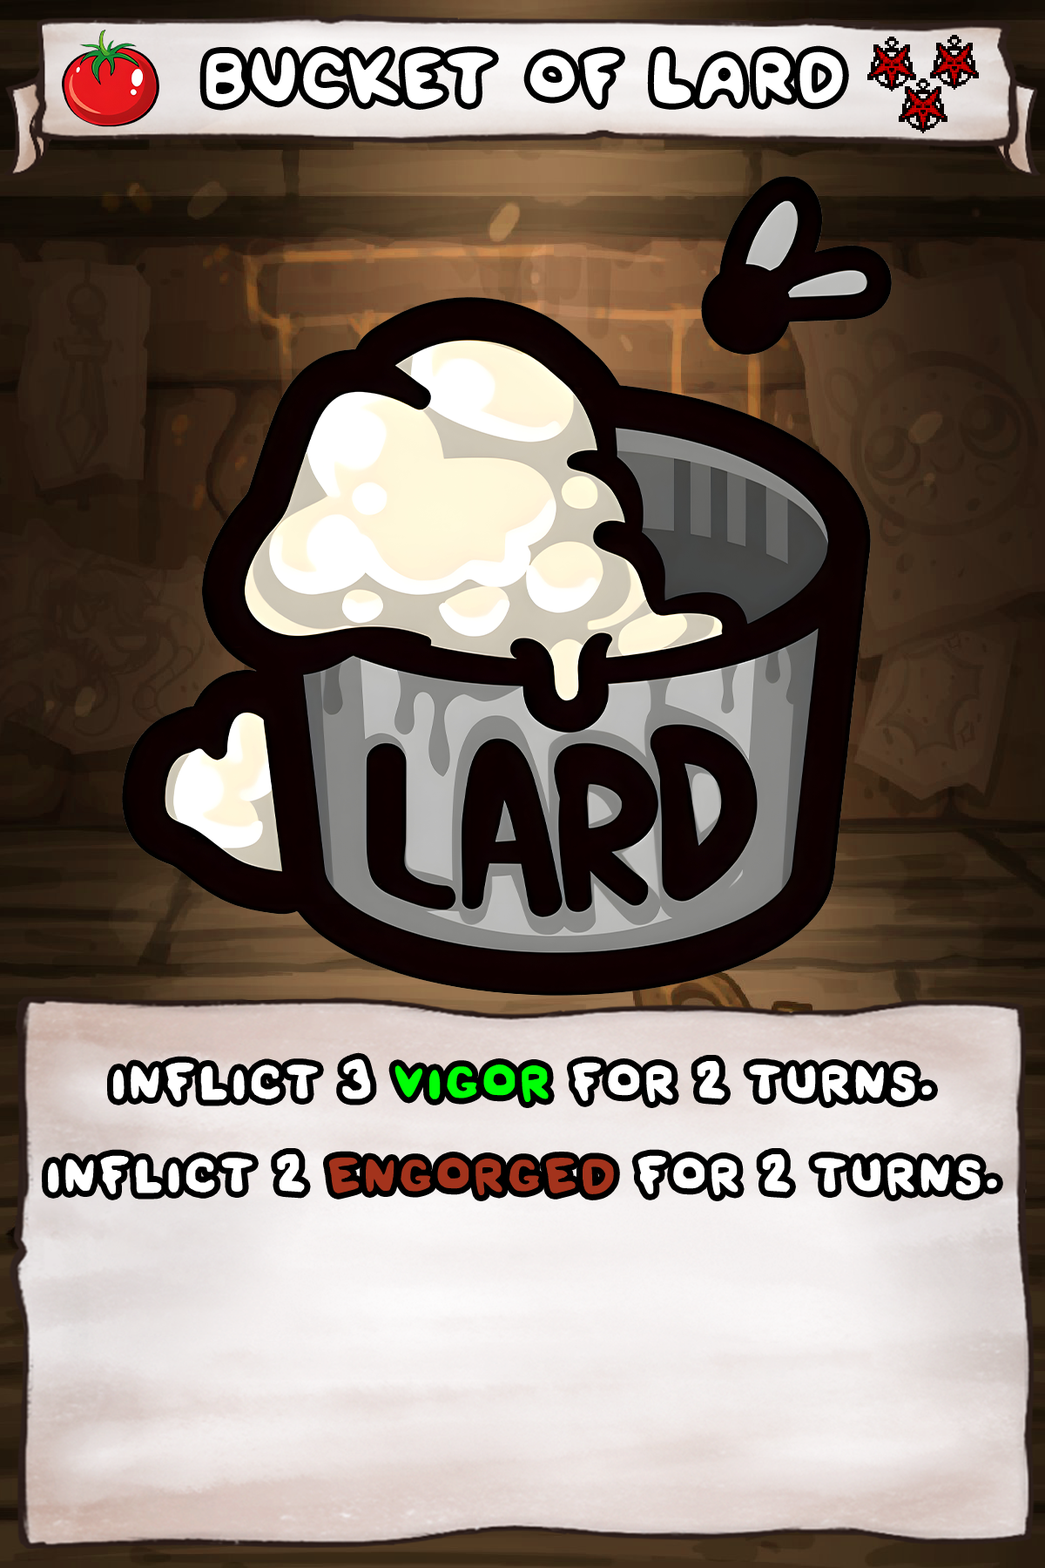
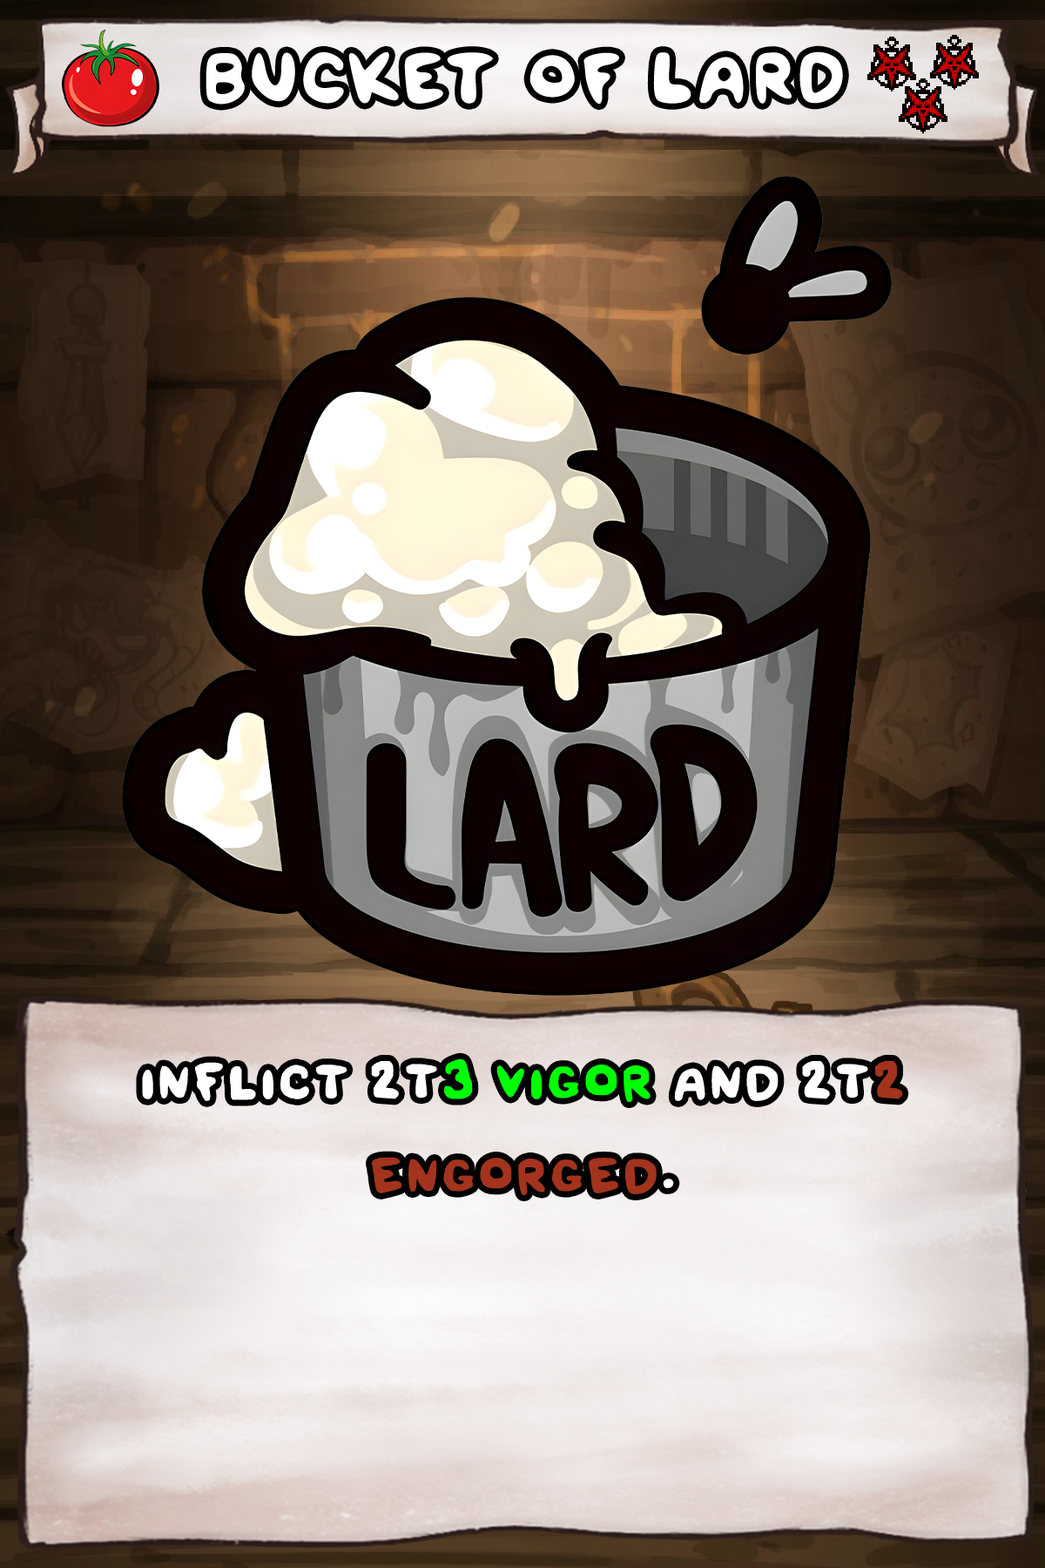
Layers edited between the first and the second 1045 × 1568 image:
painted on "Ability" over 47, 1058, 998, 1196